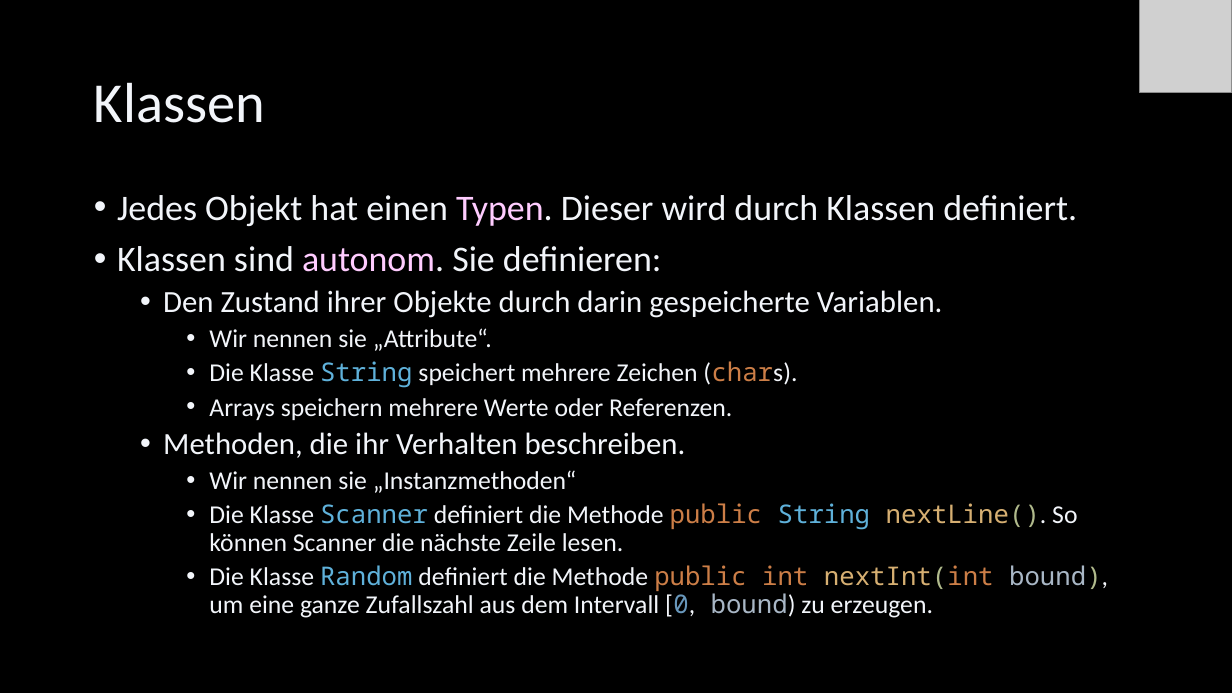
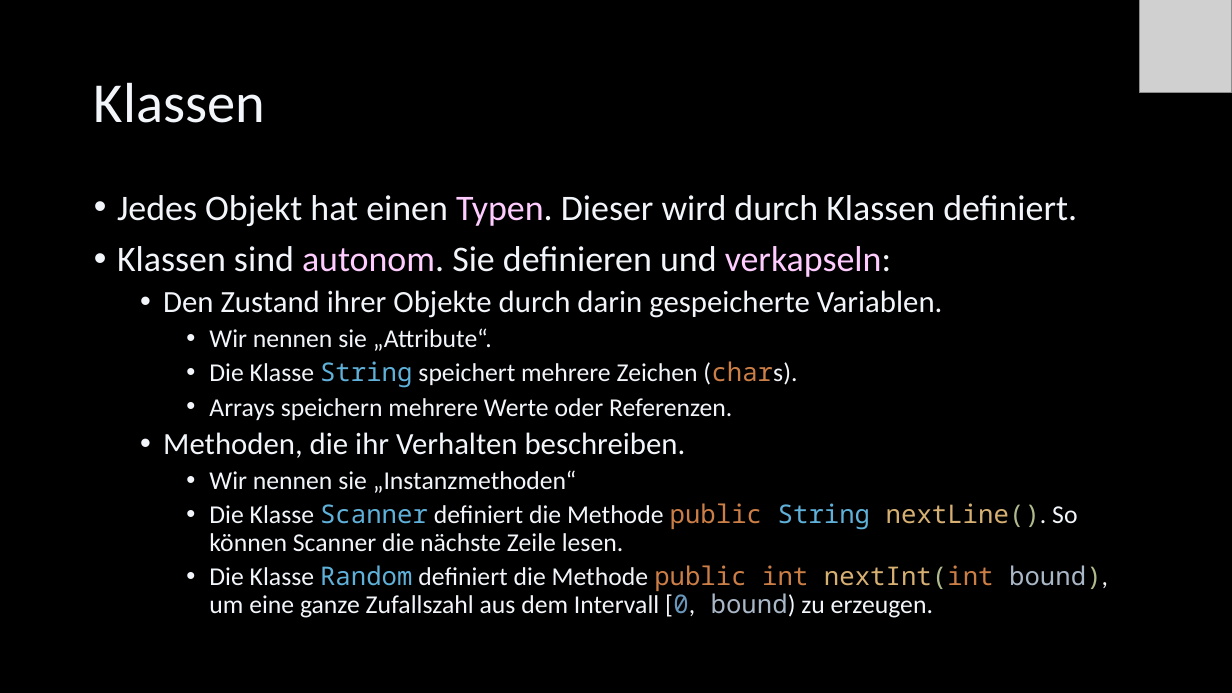
Before and after one commit to Cactusroot/Java, a slide deck: slide 30 of src/Java.pptx (slide 29 before the commit). Drawn at 1232x693 pixels with LibreOffice and Linux fonts; fonts in the diff are those of the drawing; grey boxes stand for pictures. Boxes give left, top, right and bottom in pixels: in the first picture for what was removed or moved away, otherwise in the second. Text is boxed around its words. In the diff, an @@ line names an element or a change of style, - is before the commit and + after.

```diff
--- a/src/Java.pptx
+++ b/src/Java.pptx
@@ text at [117,246,891,277]: text changed @@
-• Klassen sind autonom. Sie definieren:
+• Klassen sind autonom. Sie definieren und verkapseln:
```
Also in this commit, not shown: 19 other slides changed, 7 slides added, 2 other files.
